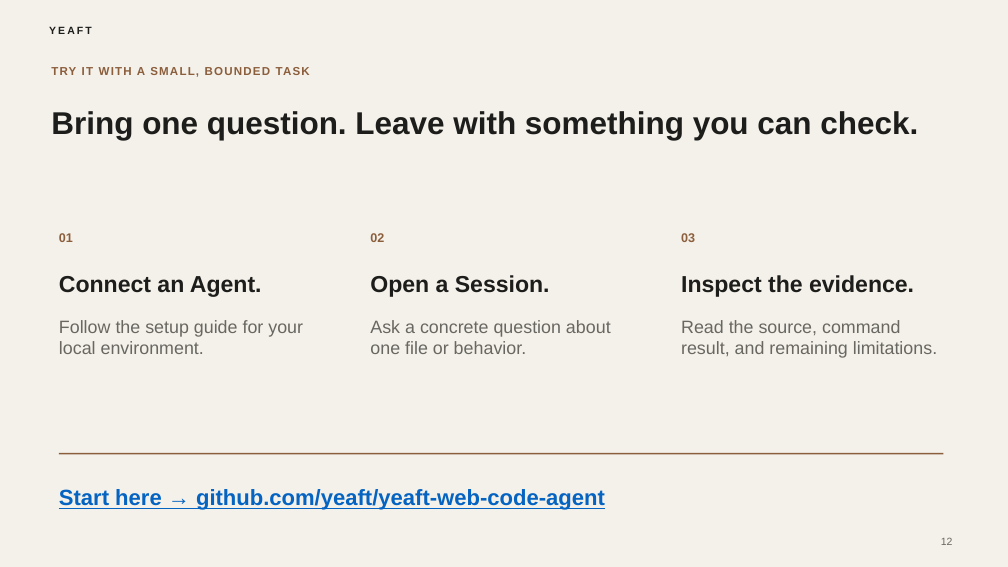
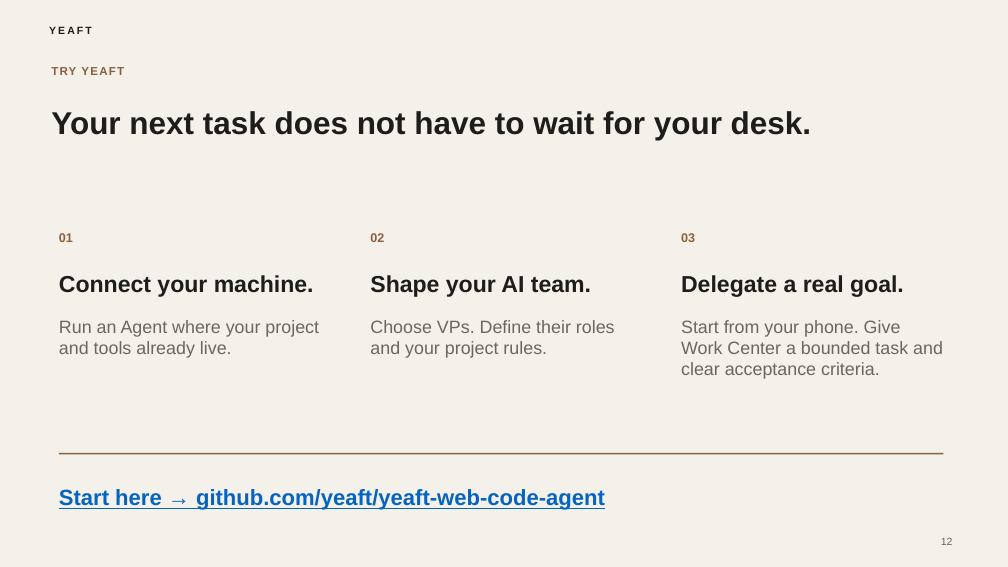
Before and after one commit to yeaft/claude-web-chat, a slide deck: slide 12 of artifacts/showcase/yeaft-editorial-minimal.pptx. Drawn at 1008x567 pixels with LibreOffice and Linux fonts; fonts in the diff are those of the drawing. Boxes give left, top, right and bottom in pixels: in the first picture for what was removed or moved away, otherwise in the second. Text is boxed around its words. In the diff, an @@ line names an element or a change of style, - is before the commit and + after.

Commit message:
docs: lead showcase with cross-device AI teams and task automation

```diff
--- a/artifacts/showcase/yeaft-editorial-minimal.pptx
+++ b/artifacts/showcase/yeaft-editorial-minimal.pptx
@@ text at bbox=[51, 111, 811, 140]: text changed @@
-Bring one question. Leave with something you can check.
+Your next task does not have to wait for your desk.
@@ text at bbox=[59, 275, 314, 297]: text changed @@
-Connect an Agent.
+Connect your machine.
@@ text at bbox=[370, 275, 591, 297]: text changed @@
-Open a Session.
+Shape your AI team.
@@ text at bbox=[681, 275, 904, 297]: text changed @@
-Inspect the evidence.
+Delegate a real goal.
@@ text at bbox=[59, 320, 319, 358]: text changed @@
-Follow the setup guide for your local environment.
+Run an Agent where your project and tools already live.
@@ text at bbox=[370, 320, 615, 358]: text changed @@
-Ask a concrete question about one file or behavior.
+Choose VPs. Define their roles and your project rules.
@@ text at bbox=[681, 320, 943, 379]: text changed @@
-Read the source, command result, and remaining limitations.
+Start from your phone. Give Work Center a bounded task and clear acceptance criteria.
@@ text at bbox=[196, 489, 605, 510]: text changed @@
-TRY IT WITH A SMALL, BOUNDED TASK
+TRY YEAFT
```
Also in this commit, not shown: 7 other slides changed, 4 slides added, 4 slides removed, 12 other files.
